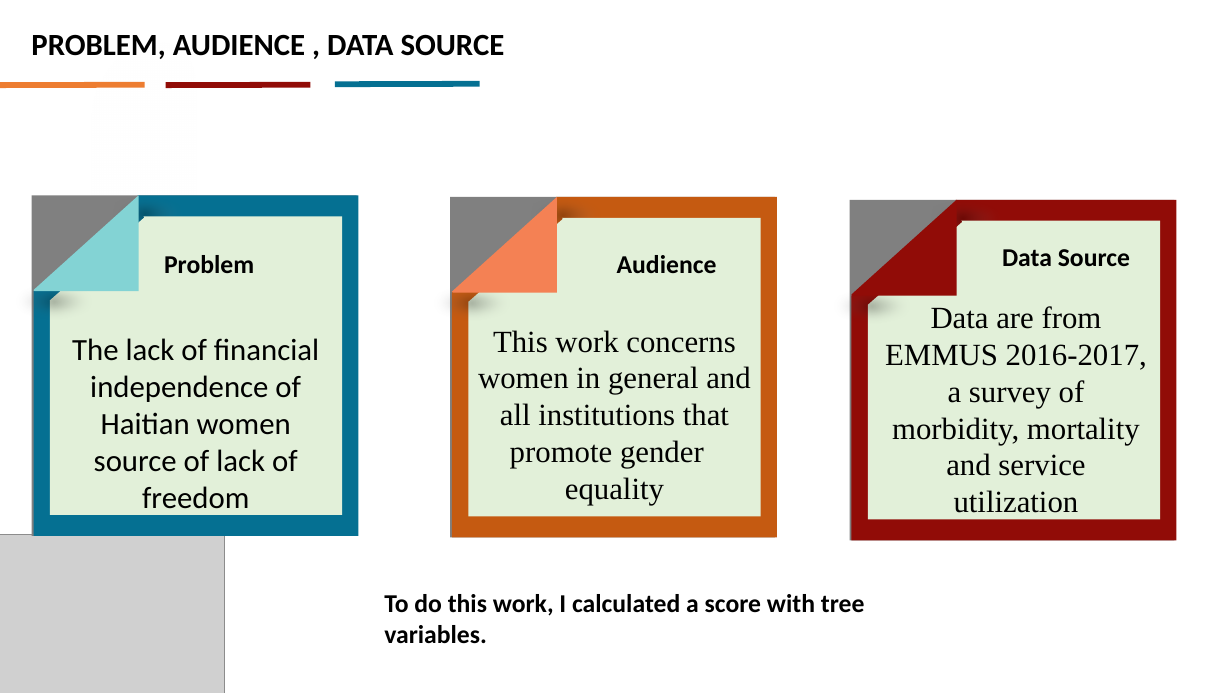
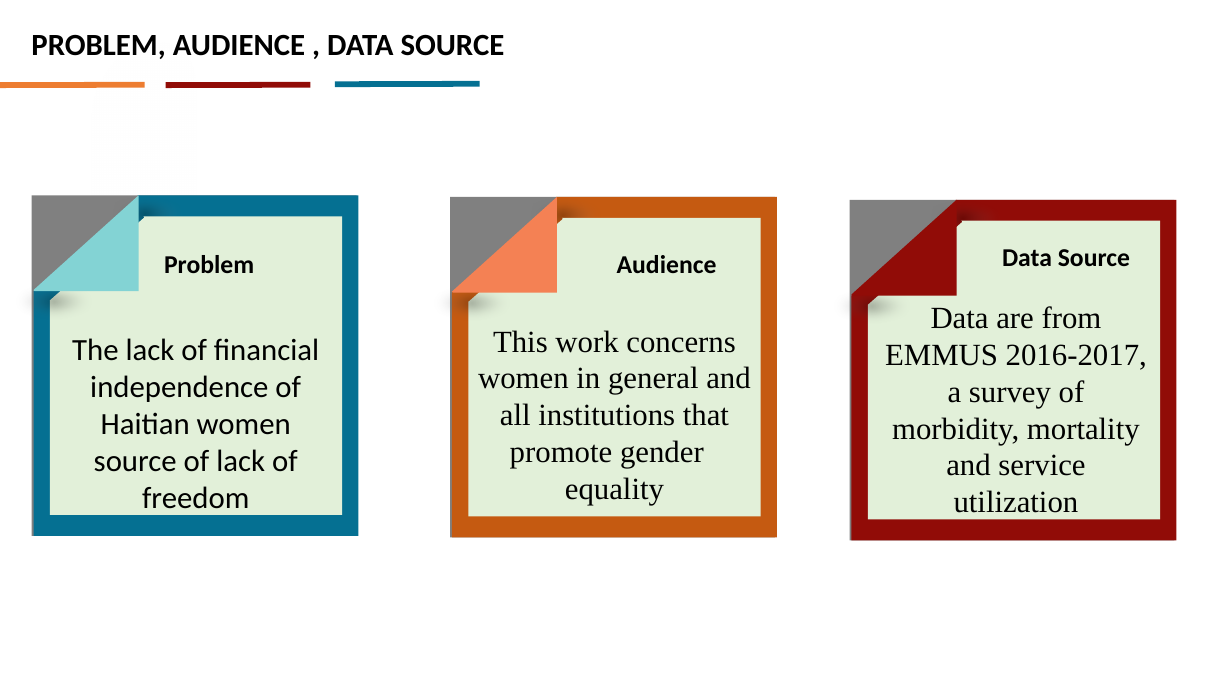
Before and after one commit to gothie348/Final-project, a slide deck: slide 3 of capstone prentation [Autosaved].pptx. Drawn at 1232x693 pixels with LibreOffice and Linux fonts; fonts in the diff are those of the drawing; grey boxes stand for pictures. Boxes give left, top, right and bottom in pixels: in the first picture for what was removed or moved away, otherwise in the second. Text is boxed around its words. In the diff, an @@ line names an element or a change of style, - is before the commit and + after.

```diff
--- a/capstone prentation [Autosaved].pptx
+++ b/capstone prentation [Autosaved].pptx
@@ picture removed at (0, 534, 225, 693) @@
@@ text removed at (384, 594, 865, 644) @@
-To do this work, I calculated a score with tree variables.
```
Also in this commit, not shown: 7 other slides changed, 2 slides added.
